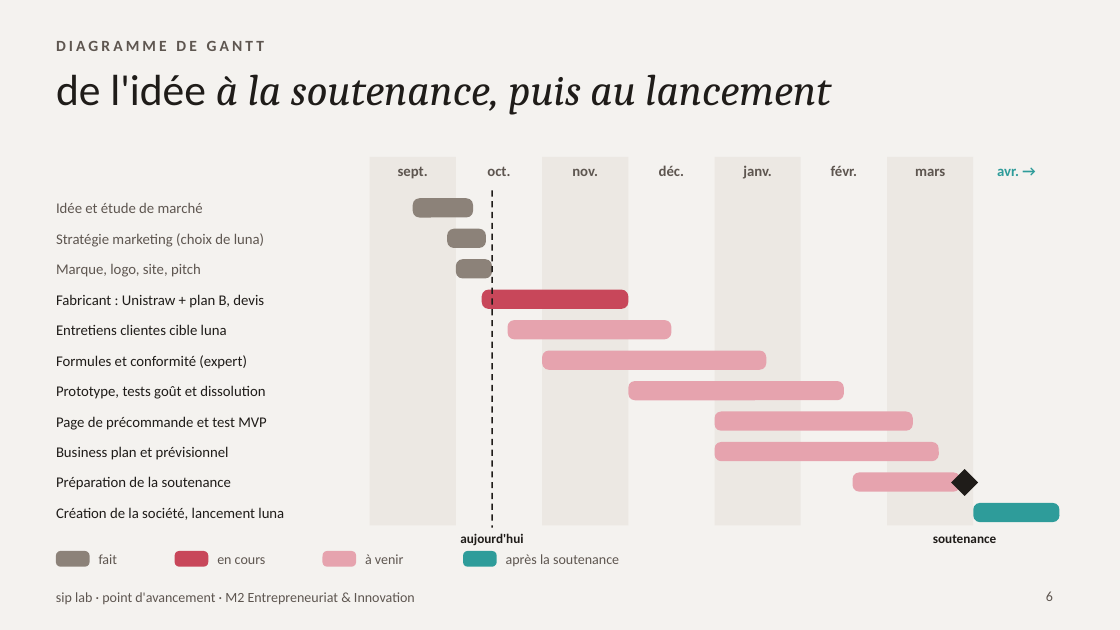
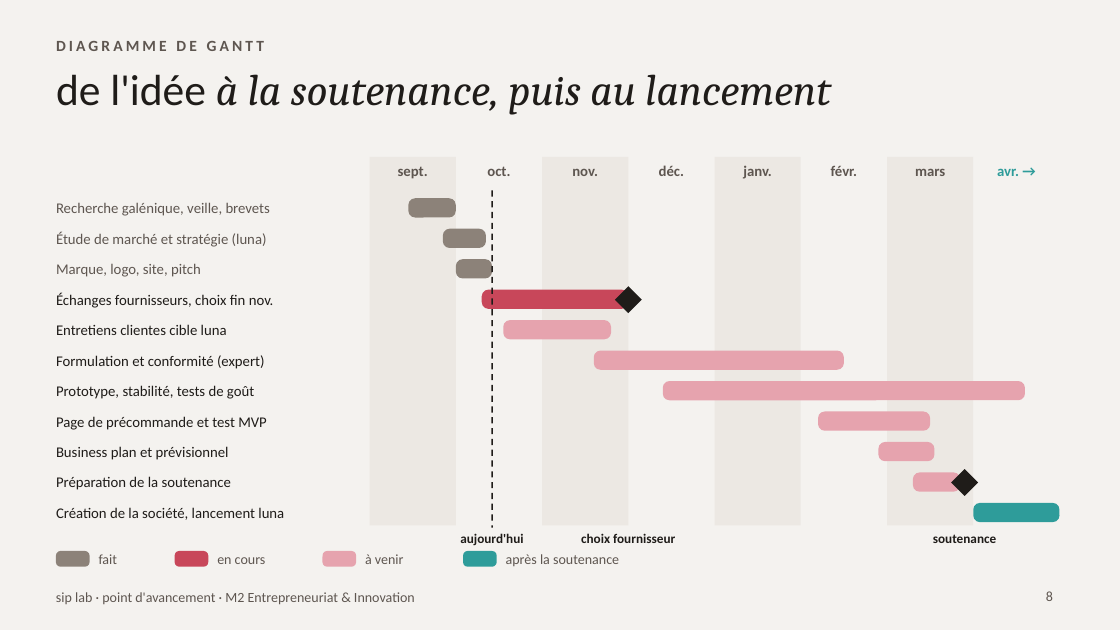
Before and after one commit to nisrine-max/mon-sitee, a slide deck: slide 8 of pitch/siplab-point-avancement-FR.pptx (slide 6 before the commit). Drawn at 1120x630 pixels with LibreOffice and Linux fonts; fonts in the diff are those of the drawing. Boxes give left, top, right and bottom in pixels: in the first picture for what was removed or moved away, otherwise in the second. Text is boxed around its words. In the diff, an @@ line names an element or a change of style, - is before the commit and + after.

```diff
--- a/pitch/siplab-point-avancement-FR.pptx
+++ b/pitch/siplab-point-avancement-FR.pptx
@@ text at (x1=56, y1=202, x2=270, y2=216): text changed @@
-Idée et étude de marché
+Recherche galénique, veille, brevets
@@ rounded rectangle resized from (x1=413, y1=198, x2=474, y2=217) to (x1=409, y1=198, x2=456, y2=217) @@
@@ text at (x1=56, y1=231, x2=267, y2=247): text changed @@
-Stratégie marketing (choix de luna)
+Étude de marché et stratégie (luna)
@@ rounded rectangle resized from (x1=447, y1=228, x2=486, y2=248) to (x1=442, y1=228, x2=486, y2=248) @@
@@ text at (x1=56, y1=292, x2=274, y2=308): text changed @@
-Fabricant : Unistraw + plan B, devis
+Échanges fournisseurs, choix fin nov.
@@ diamond added at (x1=615, y1=287, x2=642, y2=314), fill #1F1C19 @@
@@ rounded rectangle resized from (x1=507, y1=320, x2=671, y2=339) to (x1=503, y1=320, x2=610, y2=339) @@
@@ text at (x1=56, y1=355, x2=265, y2=369): text changed @@
-Formules et conformité (expert)
+Formulation et conformité (expert)
@@ rounded rectangle resized from (x1=542, y1=351, x2=766, y2=370) to (x1=594, y1=351, x2=843, y2=370) @@
@@ text at (x1=56, y1=385, x2=254, y2=399): text changed @@
-Prototype, tests goût et dissolution
+Prototype, stabilité, tests de goût
@@ rounded rectangle resized from (x1=628, y1=381, x2=844, y2=400) to (x1=663, y1=381, x2=1025, y2=400) @@
@@ rounded rectangle resized from (x1=715, y1=411, x2=913, y2=430) to (x1=818, y1=411, x2=930, y2=430) @@
@@ rounded rectangle resized from (x1=715, y1=442, x2=939, y2=461) to (x1=878, y1=442, x2=934, y2=461) @@
@@ rounded rectangle resized from (x1=852, y1=473, x2=960, y2=492) to (x1=913, y1=473, x2=960, y2=492) @@
@@ text added at (x1=581, y1=533, x2=675, y2=543), 8.5 pt, text #1F1C19, bold @@
+choix fournisseur
@@ page number at (x1=1046, y1=591, x2=1053, y2=601): text changed @@
-6
+8
```
Also in this commit, not shown: 6 other slides changed, 3 slides added, 1 slide removed.
